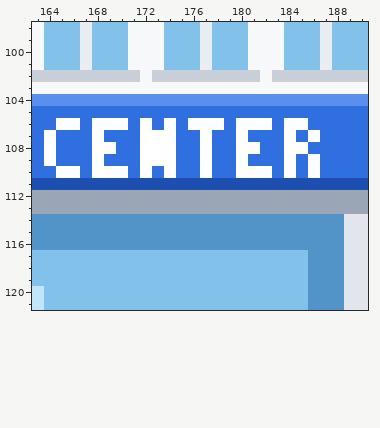
Two versions of one pixel-art file, src/media/photos/sprites/scenes/hospital_5.aseprite. That is the earlier state.
320x180 pixels, 1 frame. Colours within 5 levels of each other are drawn and written as one. Shown: x 163..190, y 98..121.
Now the later version:
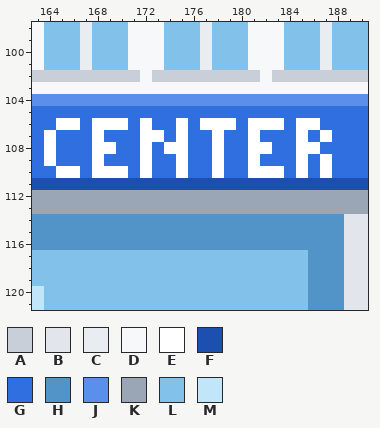
Palette (. is transparent): A #c9cfd8  B #e2e6ec  C #e9edf2  D #f7f8fa  E #ffffff  F #1d4fb0  G #2f6fe0  H #5293c8  J #5a90ec  K #9aa6b6  L #82c2ea  M #c2e6f9
The commit says: Hospital signs: a proper N so CLINIC and CENTER no longer read as M
Diff:
y 106: x 174..176 EGE -> GEG; x 179..180 GE -> EG; x 183..184 GE -> EG; x 186 G -> E
y 107: x 174..175 EG -> GE; x 177..178 EG -> GE; x 180..181 EG -> GE; x 184..187 EGEG -> GEGE
y 108: x 173 E -> G; x 175 G -> E; x 177..178 EG -> GE; x 180 E -> G; x 182 G -> E; x 184 E -> G; x 186 G -> E
y 109: x 173..175 EEG -> GGE; x 177..178 EG -> GE; x 180..181 EG -> GE; x 184..187 EGEG -> GEGE
y 110: x 174..175 EG -> GE; x 177..178 EG -> GE; x 180 E -> G; x 183..187 GEGEG -> EGEGE
